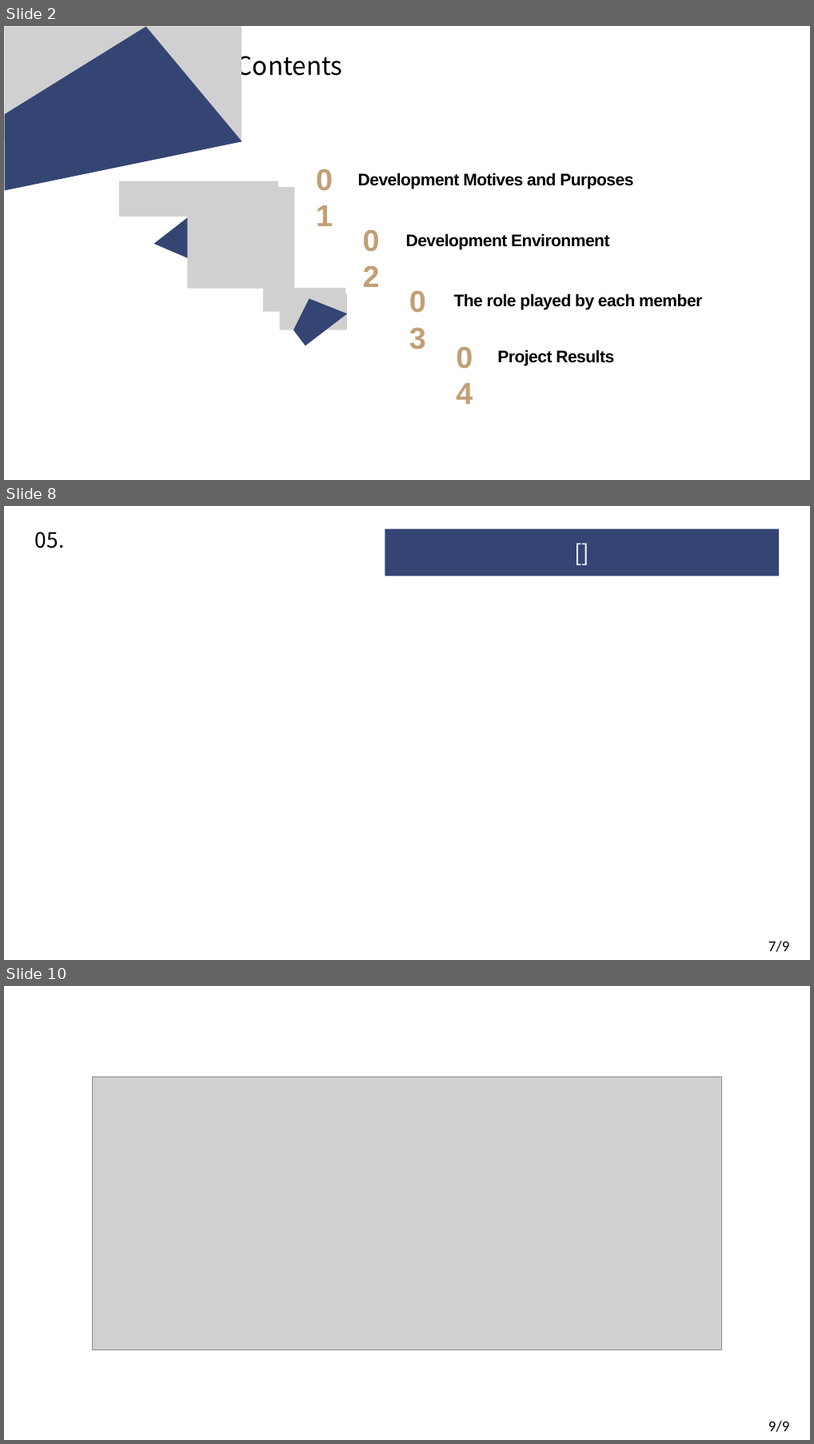
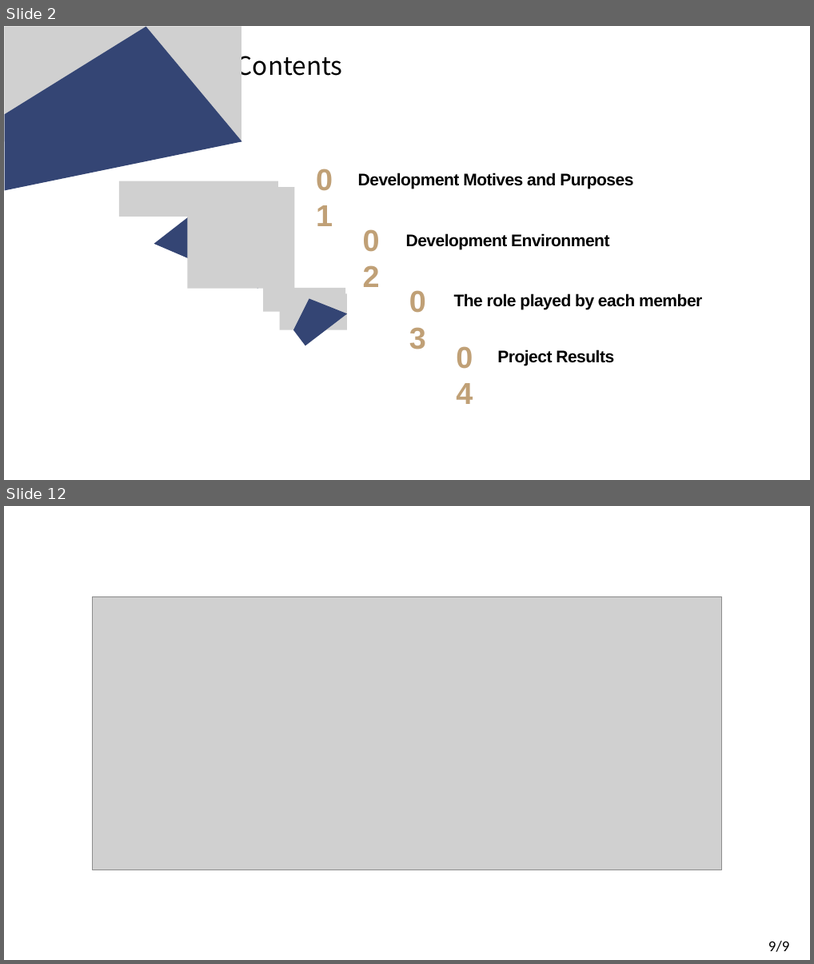
Before and after one commit to pgw3435/B, a slide deck: 오픈소스B.pptx. Shown one above the other, each under a label of ours: slides 2, 8 and 10 before the commit, slides 2 and 12 after it; the slides between them are not shown. The pictures are 814x1444 and 814x964 pixels, drawn with LibreOffice and Linux fonts; fonts in the diff are those of the drawing; grey boxes stand for pictures. Boxes give left, top, right and bottom in pixels: in the first picture for what was removed or moved away, otherwise in the second. Text is boxed around its words. In the diff, an @@ line names an element or a change of style, - is before the commit and + after.

```diff
--- a/오픈소스B.pptx
+++ b/오픈소스B.pptx
@@ slide 8 removed at (x1=4, y1=506, x2=810, y2=960), background #FFFFFF @@
@@ rectangle removed at (x1=385, y1=529, x2=779, y2=576) @@
-[]
@@ text removed at (x1=34, y1=532, x2=65, y2=548) @@
-05.
@@ text removed at (x1=769, y1=940, x2=790, y2=952) @@
-7/9
@@ what was slide 10 is now slide 12 @@
```
Also in this commit, not shown: 6 slides changed, 4 slides added, 1 other slide removed.
